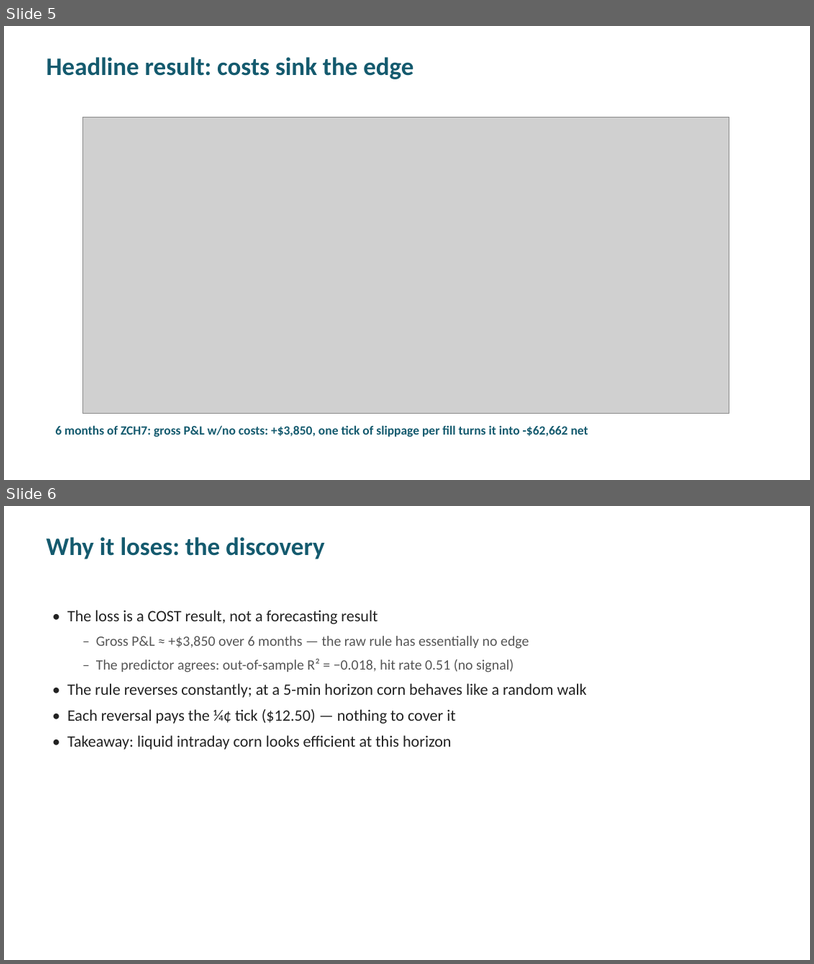
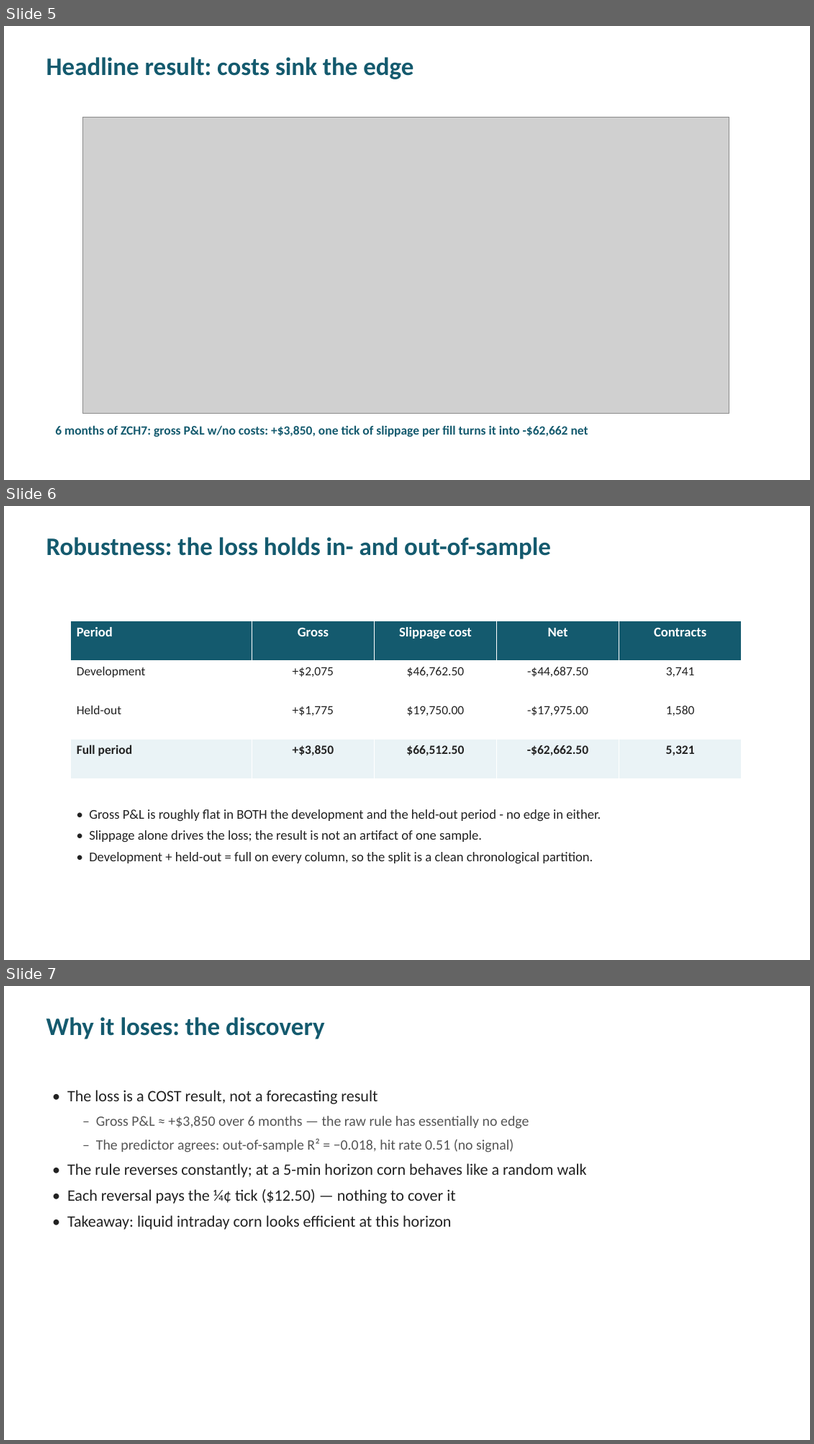
Before and after one commit to Jmauratille/Corn_Futures_37000, a slide deck: presentation/FINM37000_Corn_Futures.pptx. Shown one above the other, each under a label of ours: slides 5 and 6 before the commit, slides 5, 6 and 7 after it. The pictures are 814x964 and 814x1444 pixels, drawn with LibreOffice and Linux fonts; fonts in the diff are those of the drawing; grey boxes stand for pictures. Boxes give left, top, right and bottom in pixels: in the first picture for what was removed or moved away, otherwise in the second. Text is boxed around its words. In the diff, an @@ line names an element or a change of style, - is before the commit and + after.

```diff
--- a/presentation/FINM37000_Corn_Futures.pptx
+++ b/presentation/FINM37000_Corn_Futures.pptx
@@ slide 6 added at (4,506,810,960), background #FFFFFF @@
@@ text added at (46,537,551,559), 30 pt, text #145A6E, bold @@
+Robustness: the loss holds in- and out-of-sample
@@ table added at (70,621,741,778), 4 rows, 5 columns @@
+Period | Gross | Slippage cost | Net | Contracts
+Development | +$2,075 | $46,762.50 | -$44,687.50 | 3,741
+Held-out | +$1,775 | $19,750.00 | -$17,975.00 | 1,580
+Full period | +$3,850 | $66,512.50 | -$62,662.50 | 5,321
@@ text added at (89,809,601,863), 16 pt, text #222222 @@
+• Gross P&L is roughly flat in BOTH the development and the held-out period - no edge in either.
+• Slippage alone drives the loss; the result is not an artifact of one sample.
+• Development + held-out = full on every column, so the split is a clean chronological partition.
@@ what was slide 6 is now slide 7 @@
```
